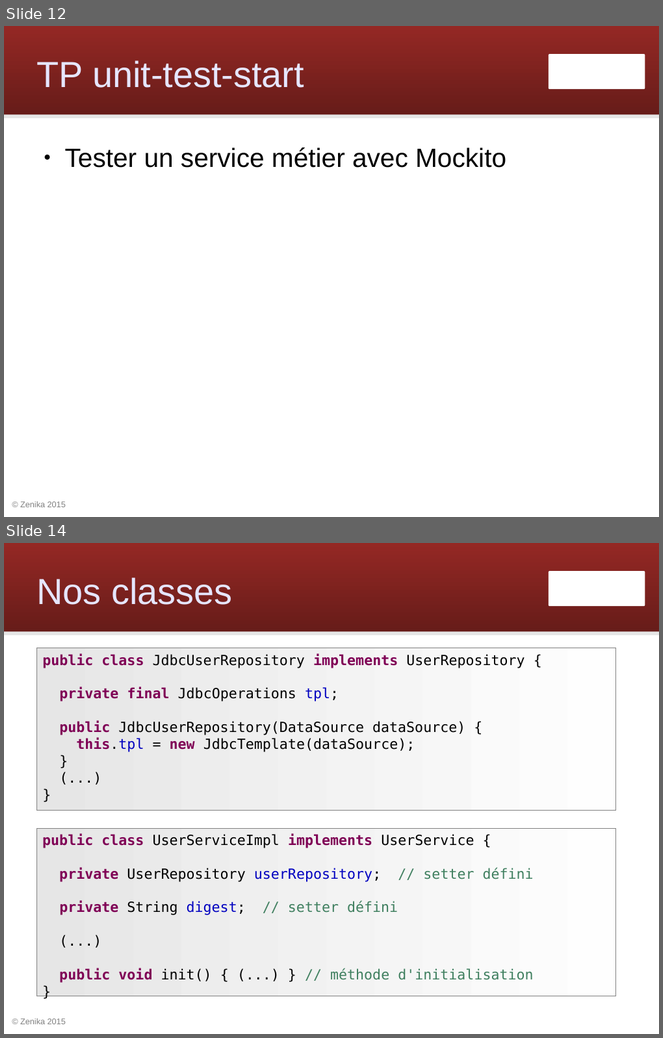
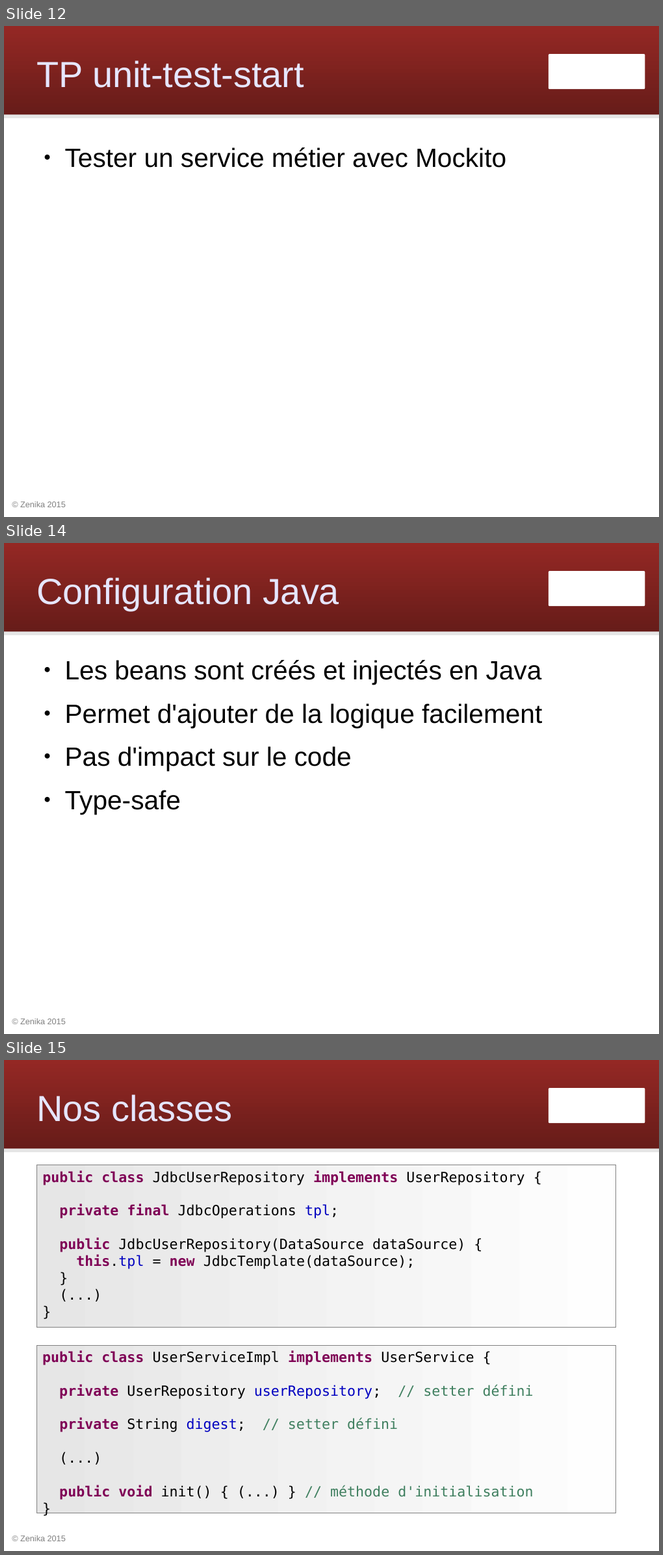
Before and after one commit to Zenika/workshop-spring-core, a slide deck: spring-workshop.odp. Shown one above the other, each under a label of ours: slides 12 and 14 before the commit, slides 12, 14 and 15 after it; the slides between them are not shown. The pictures are 663x1038 and 663x1555 pixels, drawn with LibreOffice and Linux fonts; fonts in the diff are those of the drawing; background and template pictures are left out. Boxes give left, top, right and bottom in pixels: in the first picture for what was removed or moved away, otherwise in the second. Text is boxed around its words. In the diff, an @@ line names an element or a change of style, - is before the commit and + after.

Commit message:
Commencer par la configuration Java

```diff
--- a/spring-workshop.odp
+++ b/spring-workshop.odp
@@ slide 14 added at <box>4,543,659,1034</box>, background #FFFFFF; not listed: 4 template elements that a slide beside it also shows @@
@@ title added at <box>36,577,339,610</box>, 44 pt, text #E6E6FF @@
+Configuration Java
@@ text added at <box>65,660,542,815</box>, 32 pt, text #000000 @@
+● Les beans sont créés et injectés en Java
+● Permet d'ajouter de la logique facilement
+● Pas d'impact sur le code
+● Type-safe
@@ what was slide 14 is now slide 15 @@
```
Also in this commit, not shown: 3 slides changed, 7 other slides added, 2 other files.
